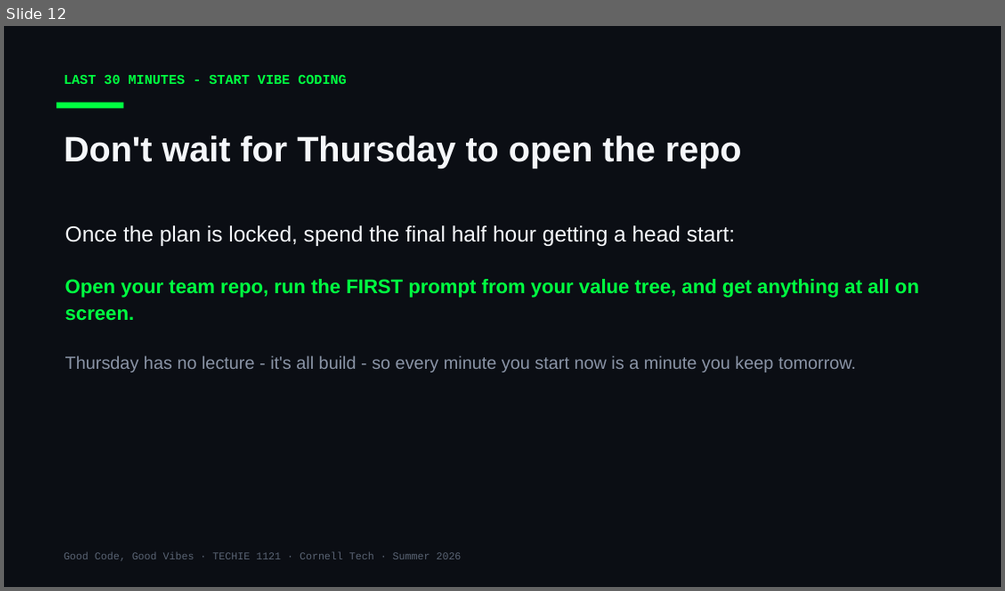
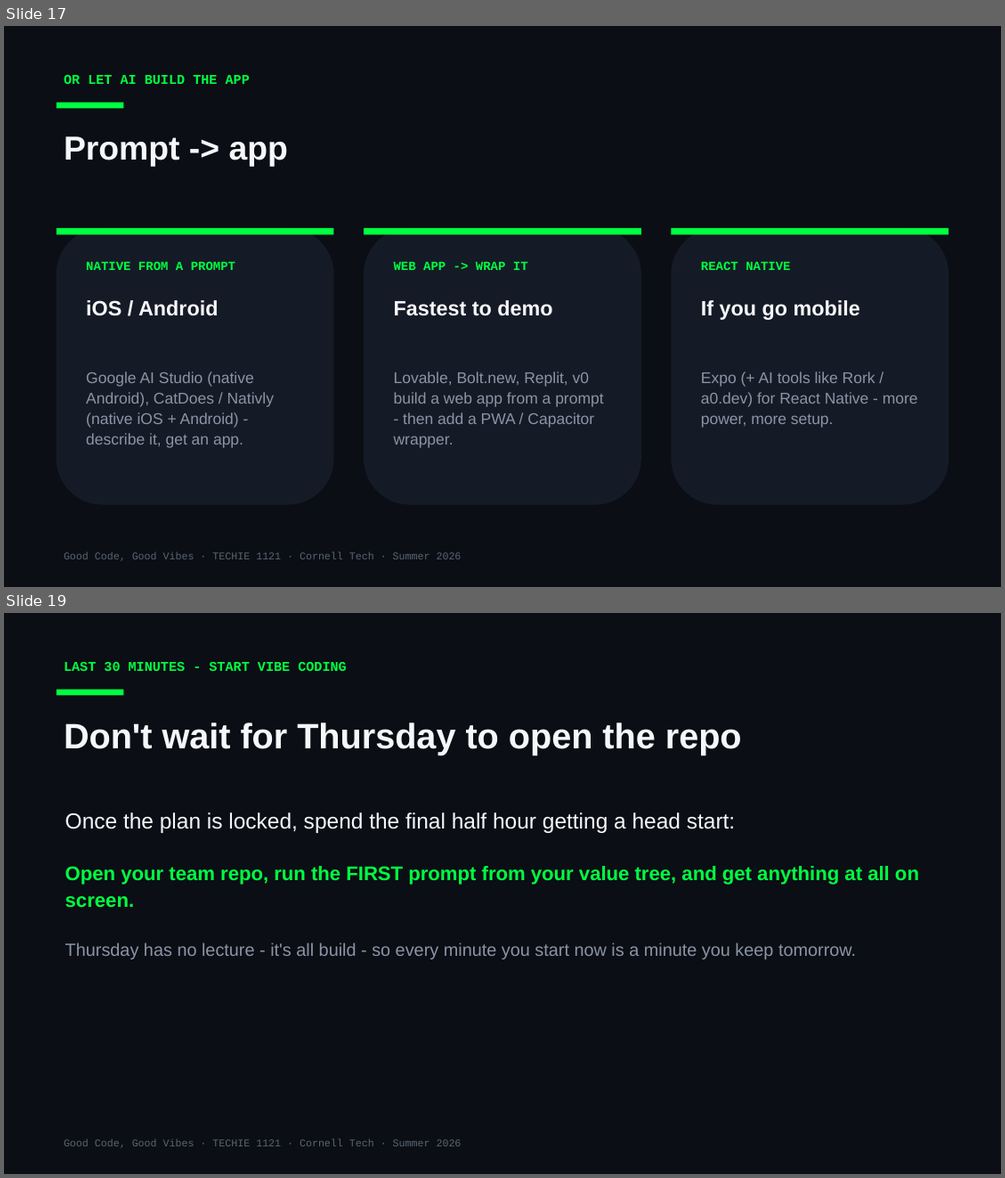
Before and after one commit to Cornell-Tech-Vibe-Coding-Summer-2026/website, a slide deck: slides/Week3-Wed-Working-Day.pptx. Shown one above the other, each under a label of ours: slide 12 before the commit, slides 17 and 19 after it; the slides between them are not shown. The pictures are 1005x591 and 1005x1178 pixels, drawn with LibreOffice and Linux fonts; fonts in the diff are those of the drawing. Boxes give left, top, right and bottom in pixels: in the first picture for what was removed or moved away, otherwise in the second. Text is boxed around its words. In the diff, an @@ line names an element or a change of style, - is before the commit and + after.

```diff
--- a/slides/Week3-Wed-Working-Day.pptx
+++ b/slides/Week3-Wed-Working-Day.pptx
@@ slide 17 added at box(4, 26, 1001, 587), background #0B0E14 @@
@@ text added at box(64, 75, 250, 84), 13 pt, text #00FF41, bold @@
+OR LET AI BUILD THE APP
@@ rectangle added at box(57, 103, 123, 108), fill #00FF41 @@
@@ text added at box(64, 136, 288, 167), 32 pt, text #F5F7FA, bold @@
+Prompt -> app
@@ rounded rectangle added at box(57, 228, 334, 505), fill #151B26 @@
@@ rectangle added at box(57, 228, 334, 234), fill #00FF41 @@
@@ rounded rectangle added at box(364, 228, 641, 505), fill #151B26 @@
@@ rectangle added at box(364, 228, 641, 234), fill #00FF41 @@
@@ rounded rectangle added at box(671, 228, 948, 505), fill #151B26 @@
@@ rectangle added at box(671, 228, 948, 234), fill #00FF41 @@
@@ text added at box(86, 261, 235, 270), 12 pt, text #00FF41, bold @@
+NATIVE FROM A PROMPT
@@ text added at box(394, 261, 528, 270), 12 pt, text #00FF41, bold @@
+WEB APP -> WRAP IT
@@ text added at box(701, 261, 790, 270), 12 pt, text #00FF41, bold @@
+REACT NATIVE
@@ text added at box(86, 300, 218, 316), 20 pt, text #F5F7FA, bold @@
+iOS / Android
@@ text added at box(394, 300, 552, 316), 20 pt, text #F5F7FA, bold @@
+Fastest to demo
@@ text added at box(701, 300, 860, 320), 20 pt, text #F5F7FA, bold @@
+If you go mobile
@@ text added at box(86, 371, 274, 448), 15 pt, text #8A94A6 @@
+Google AI Studio (native Android), CatDoes / Nativly (native iOS + Android) - describe it, get an app.
@@ text added at box(394, 371, 603, 448), 15 pt, text #8A94A6 @@
+Lovable, Bolt.new, Replit, v0 build a web app from a prompt - then add a PWA / Capacitor wrapper.
@@ text added at box(701, 371, 918, 427), 15 pt, text #8A94A6 @@
+Expo (+ AI tools like Rork / a0.dev) for React Native - more power, more setup.
@@ text added at box(64, 552, 461, 561), 10 pt, text #5A6474 @@
+Good Code, Good Vibes · TECHIE 1121 · Cornell Tech · Summer 2026
@@ what was slide 12 is now slide 19 @@
```
Also in this commit, not shown: 4 slides changed, 6 other slides added, 2 other files.
